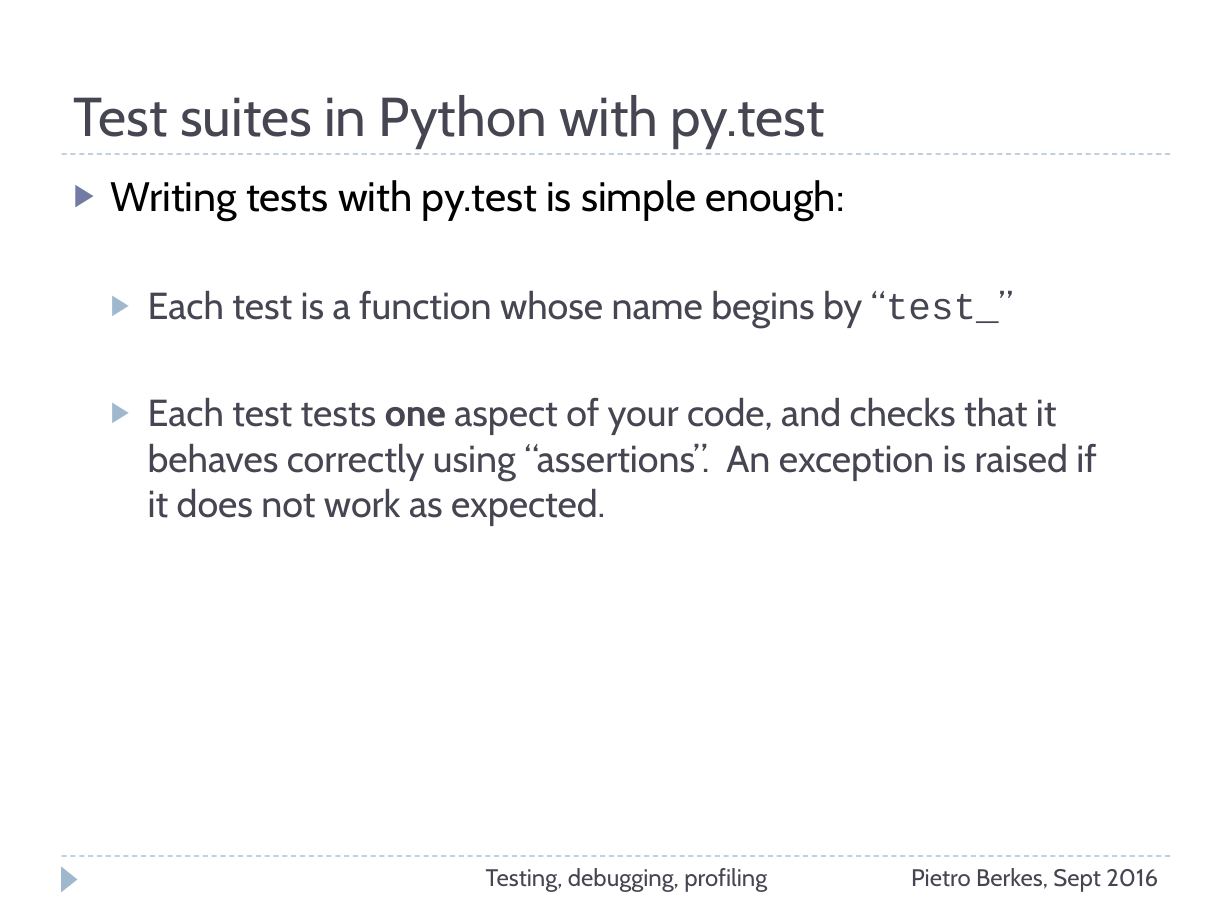
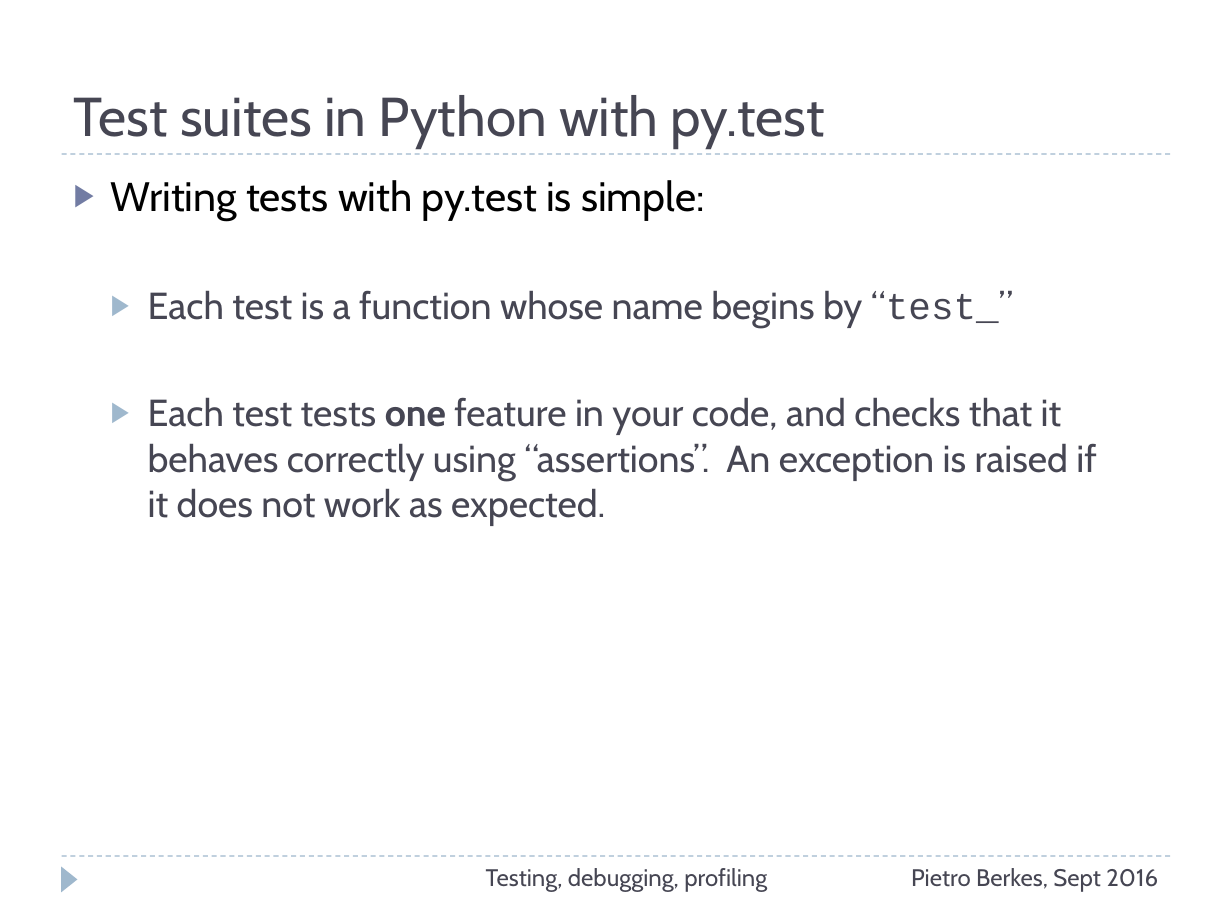
Before and after one commit to ASPP/testing_debugging_profiling, a slide deck: slide 20 of testing-debugging-profiling.pptx (slide 22 before the commit). Drawn at 1232x924 pixels with LibreOffice and Linux fonts; fonts in the diff are those of the drawing. Boxes give left, top, right and bottom in pixels: in the first picture for what was removed or moved away, otherwise in the second. Text is boxed around its words. In the diff, an @@ line names an element or a change of style, - is before the commit and + after.

```diff
--- a/testing-debugging-profiling.pptx
+++ b/testing-debugging-profiling.pptx
@@ text at (x1=111, y1=180, x2=704, y2=221): text changed @@
-▶ Writing tests with py.test is simple enough:
+▶ Writing tests with py.test is simple:
@@ text at (x1=148, y1=397, x2=1096, y2=526): text changed @@
-  ▶ Each test tests one aspect of your code, and checks that it behaves correctly using “assertions”. An exception is raised if it does not work as expected.
+  ▶ Each test tests one feature in your code, and checks that it behaves correctly using “assertions”. An exception is raised if it does not work as expected.
```
Also in this commit, not shown: 26 other slides changed, 2 slides added, 5 slides removed.
